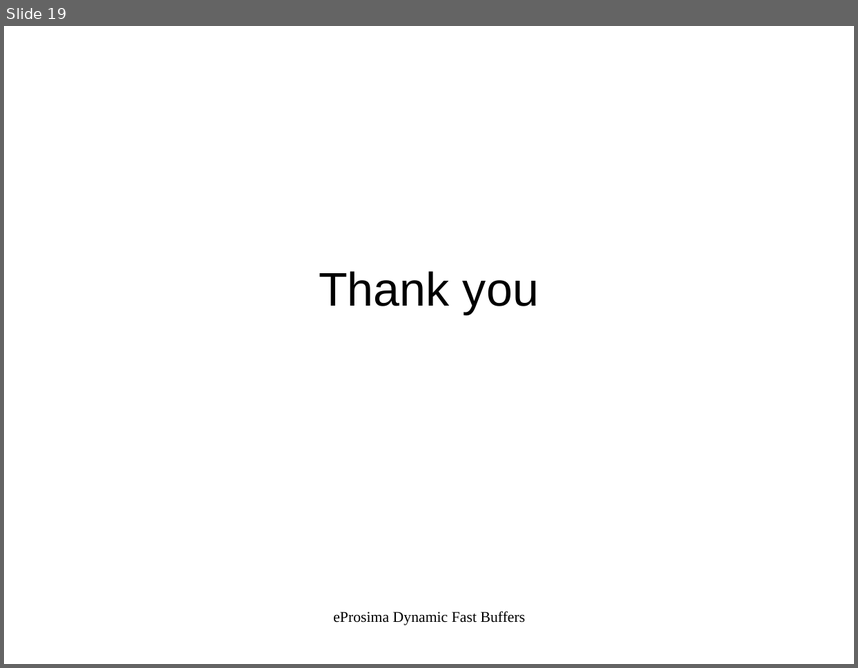
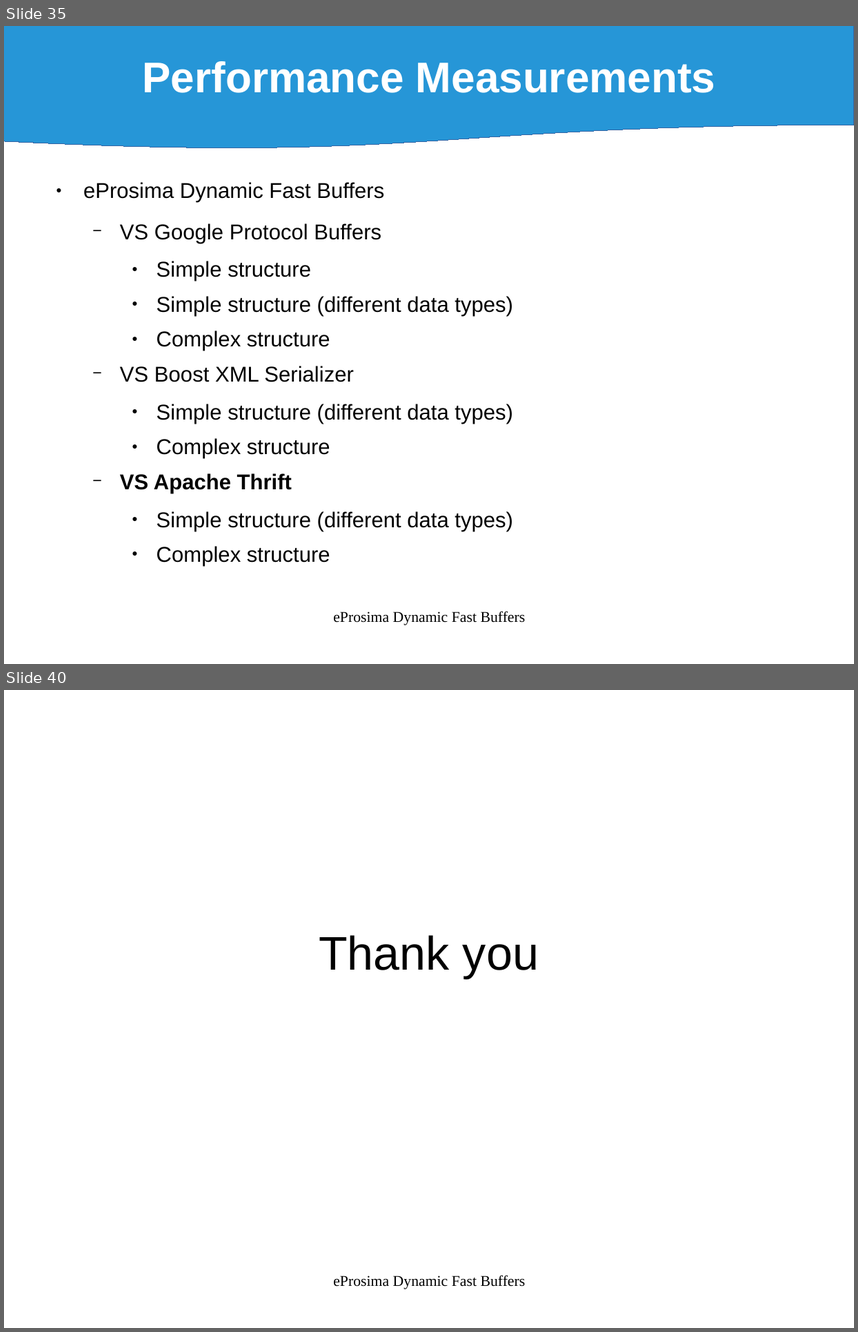
Before and after one commit to eProsima/Dynamic-Fast-Buffers, a slide deck: doc/DynamicFastBuffers_v0.1.odp. Shown one above the other, each under a label of ours: slide 19 before the commit, slides 35 and 40 after it; the slides between them are not shown. The pictures are 858x668 and 858x1332 pixels, drawn with LibreOffice and Linux fonts; fonts in the diff are those of the drawing. Boxes give left, top, right and bottom in pixels: in the first picture for what was removed or moved away, otherwise in the second. Text is boxed around its words. In the diff, an @@ line names an element or a change of style, - is before the commit and + after.

```diff
--- a/doc/DynamicFastBuffers_v0.1.odp
+++ b/doc/DynamicFastBuffers_v0.1.odp
@@ slide 35 added at (x1=4, y1=26, x2=854, y2=664), background #FFFFFF @@
@@ flow chart document added at (x1=4, y1=26, x2=854, y2=150), fill #0084D1 at 85% opacity, outline #3465A4 0 pt, 40 pt, text #FFFFFF, bold @@
+Performance Measurements
@@ text added at (x1=83, y1=182, x2=513, y2=566), 20 pt, text #000000 @@
+● eProsima Dynamic Fast Buffers
+  − VS Google Protocol Buffers
+    ● Simple structure
+    ● Simple structure (different data types)
+    ● Complex structure
+  − VS Boost XML Serializer
+    ● Simple structure (different data types)
+    ● Complex structure
+  − VS Apache Thrift
+    ● Simple structure (different data types)
+    ● Complex structure
@@ text added at (x1=333, y1=610, x2=526, y2=625), 14 pt, text #000000 @@
+eProsima Dynamic Fast Buffers
@@ what was slide 19 is now slide 40 @@
```
Also in this commit, not shown: 4 slides changed, 20 other slides added, 8 other files.
